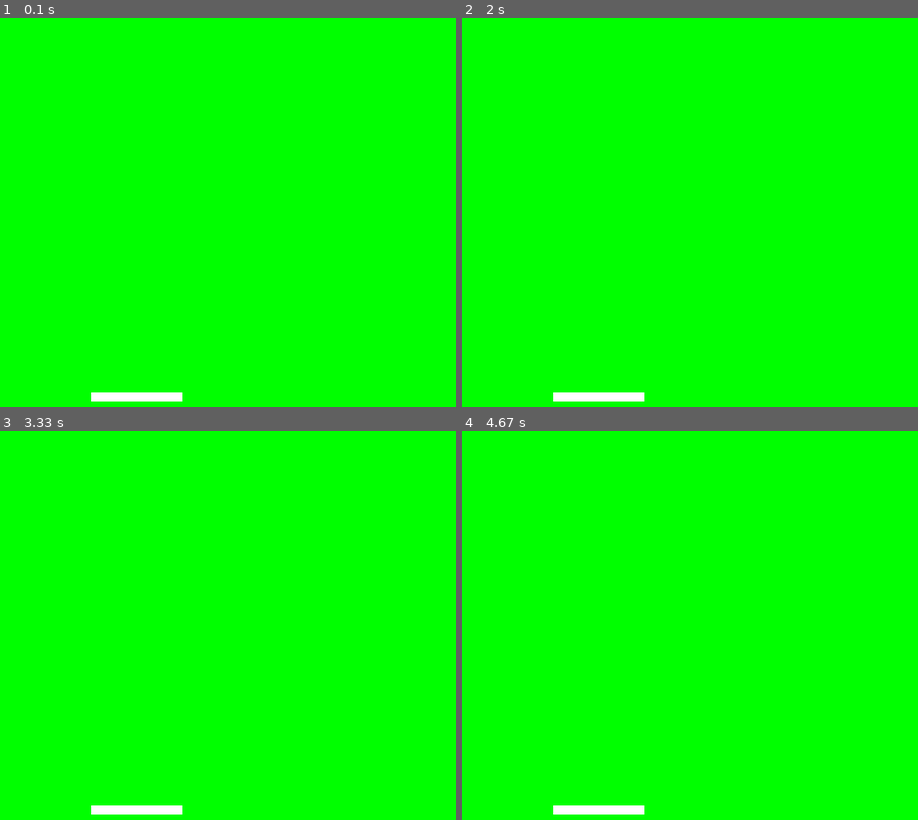
Above: before the commit, frames 1-4 (two rows, left to right).
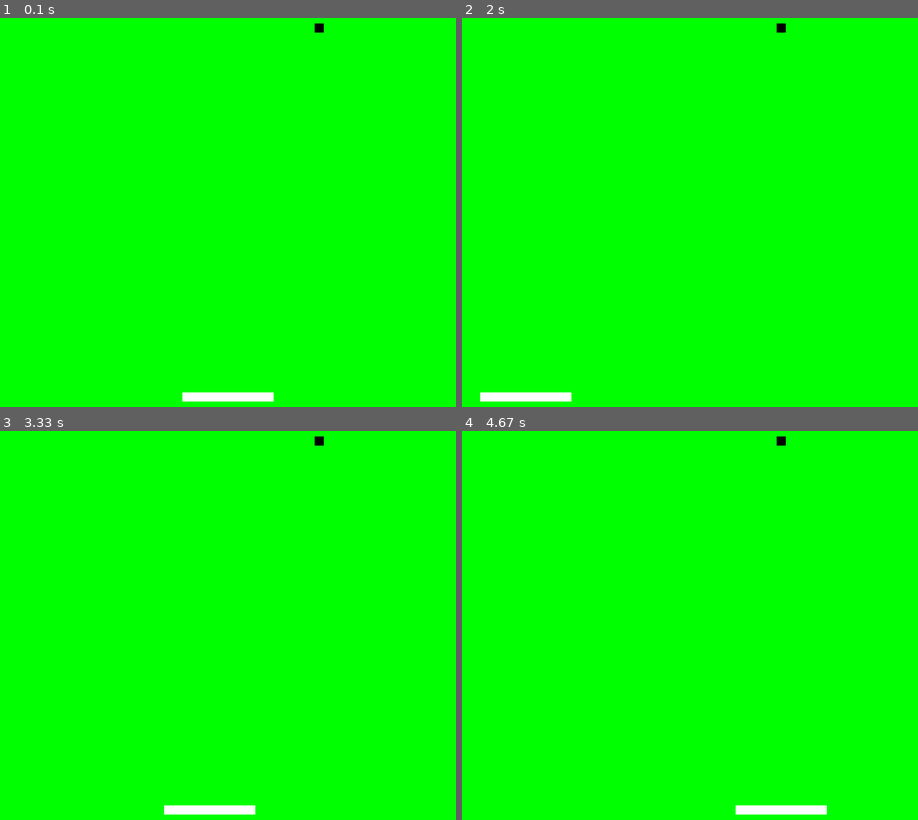
Above: after the commit, the same moments.

Repository: codeartisanacademy/pygame-pongtable
Game: pygame game, started from main.py
Same seed, same stepped clock (60 frames per second), same inputs: the game is played once before the commit and once after it.
Inputs:
- Up to frame 1 (0.1 s): no input
- Up to frame 2 (2 s): hold Right 0.33-0.8 s; hold Left 1.33-1.87 s; hold Left from 1.9 s (still down)
- Up to frame 3 (3.33 s): release Left at 2.3 s; hold Right 2.33-2.97 s; hold Left from 3 s (still down)
- Up to frame 4 (4.67 s): release Left at 3.47 s; hold Right 3.5-3.97 s; hold Right 4-4.47 s; hold Left from 4.5 s (still down)

The runs differ from the first frame. In frame 1, 1.0% of the frame differs, in the area x 20-71%, y 1-99%; in frame 2, 0.8%; in frame 3, 0.8%; in frame 4, 1.0%.

Commit message:
add ball and movement

Diff:
--- a/ball.py
+++ b/ball.py
@@ -0,0 +1,26 @@
+import pygame
+from random import randint
+
+class Ball(pygame.sprite.Sprite):
+    def __init__(self, color, width, height):
+        super().__init__()
+
+        self.image = pygame.Surface([width, height])
+        pygame.draw.rect(self.image,
+            color, [0, 0, width, height])
+
+        self.rect = self.image.get_rect()
+        self.velocity = [randint(4,8),randint(-8,8)]
+
+
+    def update(self):
+            self.rect.x += self.velocity[0]
+            self.rect.y += self.velocity[1]
+
+    def bounce(self):
+            self.velocity[0] = -self.velocity[0]
+            self.velocity[1] = randint(-8, 8)
+
+    def stop(self):
+        self.velocity[0] = 0
+        self.velocity[1] = 0
--- a/main.py
+++ b/main.py
@@ -1,5 +1,6 @@
 import pygame
 from paddle import Paddle
+from ball import Ball
 
 # initialize pygame library
 pygame.init()
@@ -8,10 +9,21 @@
 screen = pygame.display.set_mode([500, 800])
 
 sprite_group = pygame.sprite.Group()
+
+# create the object paddle
 paddle = Paddle((255, 255, 255), 100, 10)
-paddle.rect.x = 100
+paddle.rect.x = (screen.get_width()/2) - (paddle.rect.width/2)
 paddle.rect.y = 600
+
+# create the ball
+ball = Ball((0,0,0), 10, 10)
+ball.rect.x = 345
+ball.rect.y = 195
+
 sprite_group.add(paddle)
+sprite_group.add(ball)
+
+clock = pygame.time.Clock()
 
 running = True
 
@@ -23,6 +35,11 @@
         if event.type == pygame.QUIT:
             running = False
 
+    keys = pygame.key.get_pressed()
+    if keys[pygame.K_LEFT]:
+        paddle.move_left(10)
+    if keys[pygame.K_RIGHT]:
+        paddle.move_right(10, screen.get_width())
     # screen background color
     screen.fill((0, 255, 0))
 
@@ -30,5 +47,6 @@
 
     # display the screen
     pygame.display.flip()
+    clock.tick(60)
 
 pygame.quit()
--- a/paddle.py
+++ b/paddle.py
@@ -12,8 +12,9 @@
 
     def move_right(self, pixels, max_width):
         self.rect.x += pixels
-        if self.rect.x > max_width:
-            self.rect.x = max_width
+        #
+        if self.rect.x > max_width-self.rect.width:
+            self.rect.x = max_width-self.rect.width
 
     def move_left(self, pixels):
         self.rect.x -= pixels
